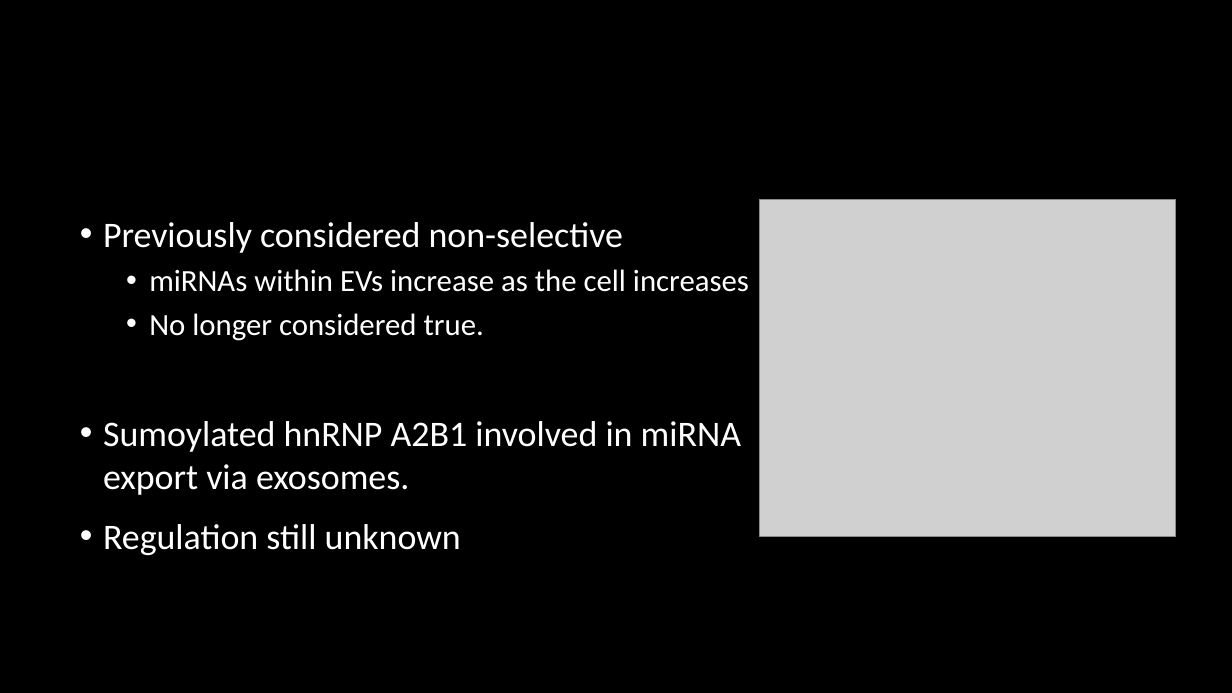
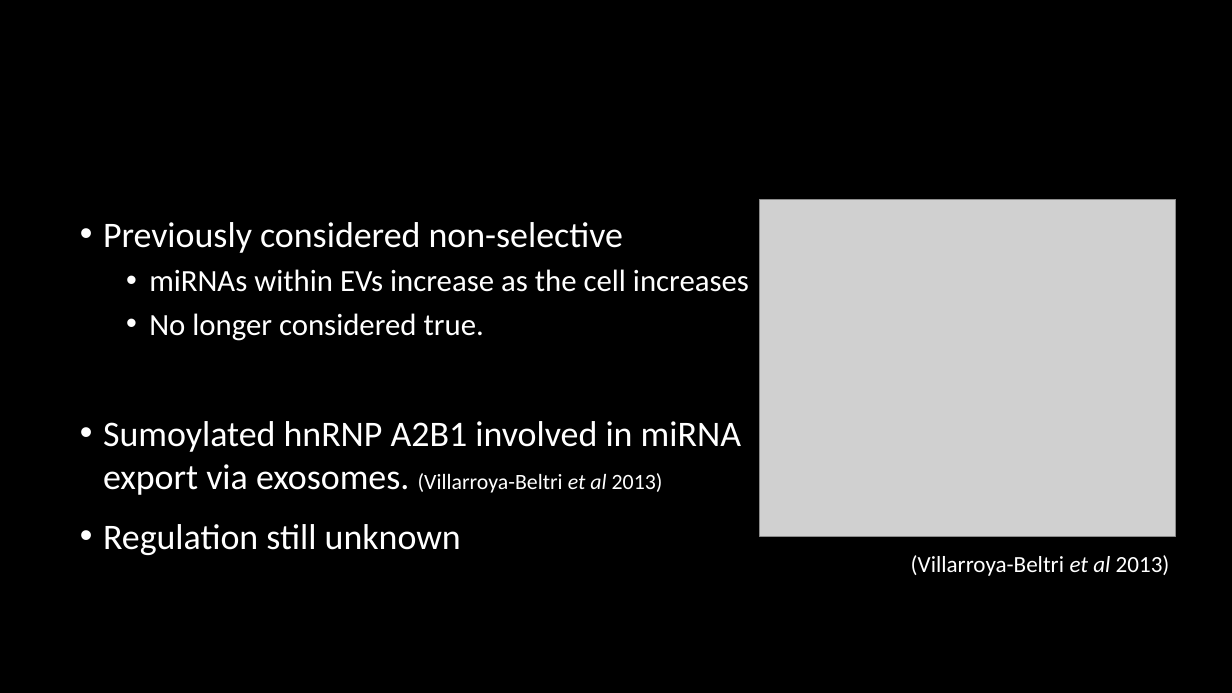
Before and after one commit to HarleyRobinson/Honours2, a slide deck: slide 4 of BackgroundInfo/Selective export of microRNA via extracellular vesicles.pptx. Drawn at 1232x693 pixels with LibreOffice and Linux fonts; fonts in the diff are those of the drawing; grey boxes stand for pictures; background and template pictures are left out. Boxes give left, top, right and bottom in pixels: in the first picture for what was removed or moved away, otherwise in the second. Text is boxed around its words. In the diff, an @@ line names an element or a change of style, - is before the commit and + after.

```diff
--- a/BackgroundInfo/Selective export of microRNA via extracellular vesicles.pptx
+++ b/BackgroundInfo/Selective export of microRNA via extracellular vesicles.pptx
@@ text at box(103, 421, 741, 495): text changed @@
-• Sumoylated hnRNP A2B1 involved in miRNA export via exosomes.
+• Sumoylated hnRNP A2B1 involved in miRNA export via exosomes. (Villarroya-Beltri et al 2013)
@@ text added at box(911, 555, 1170, 576), 18 pt, text #FFFFFF @@
+(Villarroya-Beltri et al 2013)
```
Also in this commit, not shown: 4 other slides changed, 12 other files.
